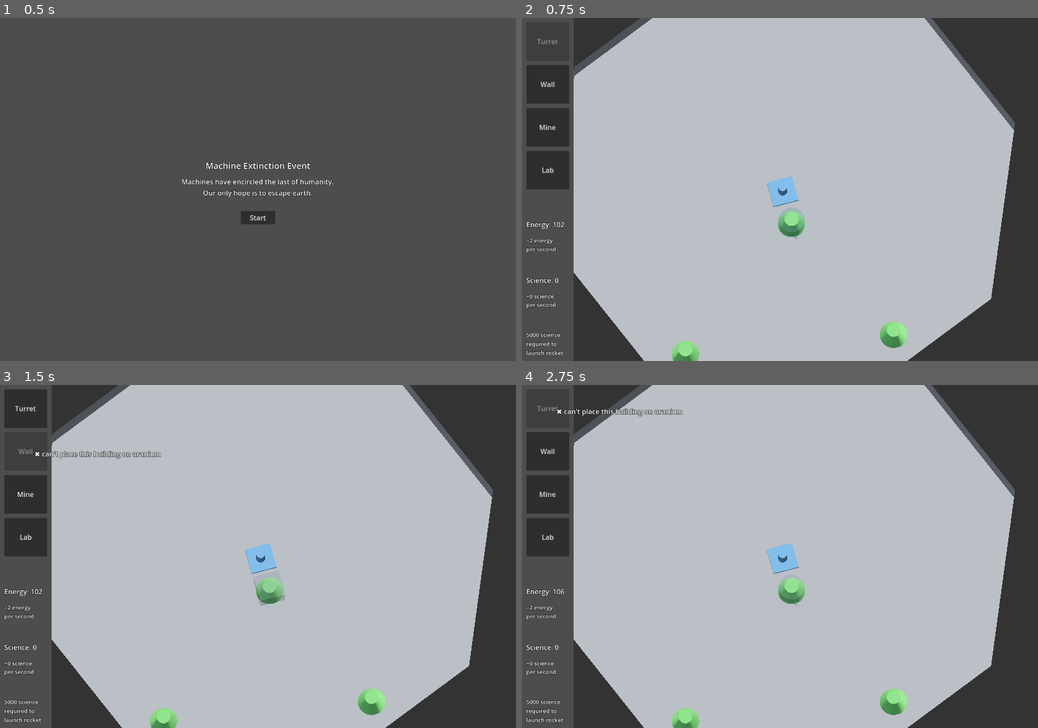
Above: before the commit, frames 1-4 (two rows, left to right).
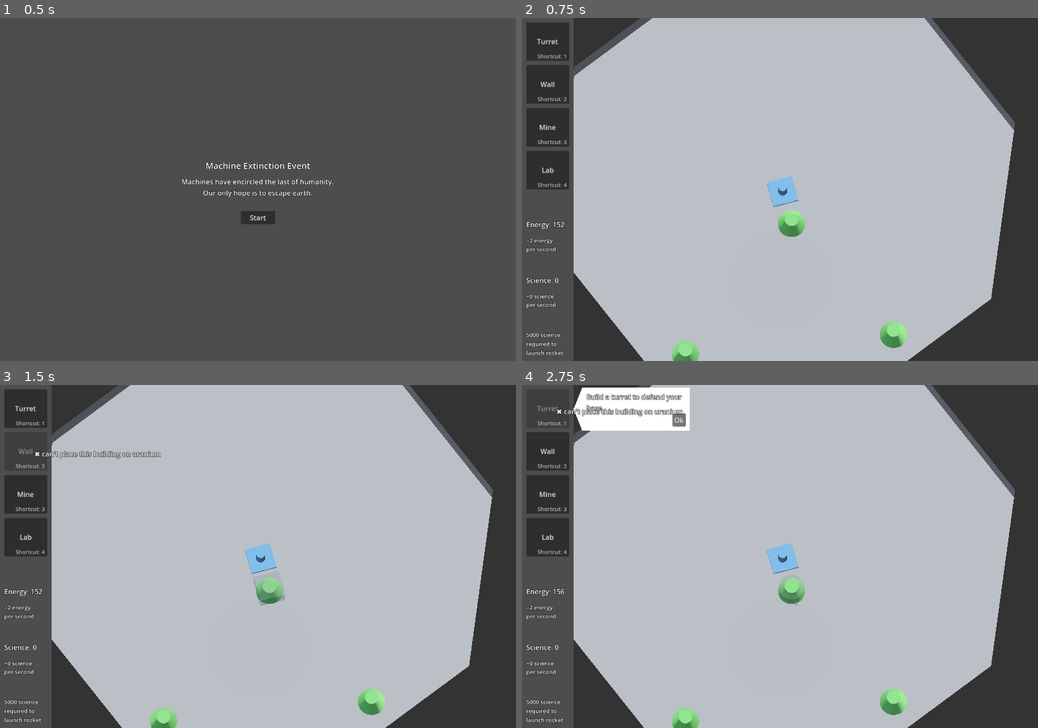
Above: after the commit, the same moments.

Repository: mcjohnalds/machine-extinction-event
Game: Godot game, scene res://main.tscn
The game is run twice, just before and just after one commit, with the same random seed, the same clock (stepped at 60 frames per second) and the same inputs.
Inputs:
- Up to frame 1 (0.5 s): no input
- Up to frame 2 (0.75 s): click "Start" at 0.5 s
- Up to frame 3 (1.5 s): click "Wall" at 1.25 s
- Up to frame 4 (2.75 s): click "Turret" at 2 s

Frame 1 is identical in both runs. In frame 2, 0.2% of the frame differs, in the area x 2-55%, y 6-65%; in frame 3, 0.1%; in frame 4, 2.7%, in the area x 3-33%, y 0-61%.

Commit message:
add tutorial

Diff:
--- a/game.gd
+++ b/game.gd
@@ -16,13 +16,34 @@
 const GHOST_INVALID := Color("37546e3e")
 enum GameResult {WON, LOST}
 enum BuildingType {TURRET, WALL, MINE, LAB}
-const BUILDING_ENERGY_COST = {
+enum TutorialStep {START, TURRET, WALL, ENERGY, MINE, SCIENCE, LAB, END}
+const TUTORIAL_TEXT_FOR_STEP := {
+	TutorialStep.START: "",
+	TutorialStep.TURRET: "Build a turret to defend your base",
+	TutorialStep.WALL: "Build a wall to defend your base",
+	TutorialStep.ENERGY: "Be mindful of your energy",
+	TutorialStep.MINE: "Build a uranium mine to gain energy",
+	TutorialStep.SCIENCE: "Gain enough science to escape earth",
+	TutorialStep.LAB: "Build a lab to gain science",
+	TutorialStep.END: ""
+}
+const TUTORIAL_POPUP_Y_FOR_STEP := {
+	TutorialStep.START: 0,
+	TutorialStep.TURRET: 6,
+	TutorialStep.WALL: 106,
+	TutorialStep.ENERGY: 433,
+	TutorialStep.MINE: 206,
+	TutorialStep.SCIENCE: 693,
+	TutorialStep.LAB: 306,
+	TutorialStep.END: 0
+}
+const BUILDING_ENERGY_COST := {
 	BuildingType.TURRET: 50,
 	BuildingType.WALL: 10,
 	BuildingType.MINE: 50,
 	BuildingType.LAB: 100,
 }
-const BUILDING_ENERGY_SELL_VALUE = {
+const BUILDING_ENERGY_SELL_VALUE := {
 	BuildingType.TURRET: 25,
 	BuildingType.WALL: 5,
 	BuildingType.MINE: 25,
@@ -61,18 +82,23 @@
 @onready var tooltip := $HUD/Tooltip as Control
 @onready var tooltip_label := $HUD/Tooltip/Label as Label
 @onready var warning_label := $HUD/WarningLabel as Control
+@onready var tutorial_popup := $HUD/TutorialPopup as Control
+@onready var tutorial_popup_label := $HUD/TutorialPopup/Label as Label
+@onready var tutorial_popup_button := $HUD/TutorialPopup/Button as Button
 @onready var cinematic_bars := $CinematicBars as CanvasLayer
 @onready var camera := $Camera3D as Camera3D
 @onready var fog_of_war := $FogOfWar as Node3D
 @onready var launchpad_visibility_ring := $FogOfWar/VisibilityRing as Node3D
 @onready var rocket := $Rocket as Node3D
+var tutorial_step := TutorialStep.START
 var mouse_position_3d := Vector3.ZERO
 var building_type := BuildingType.TURRET
+var no_building_type_selected := true
 var grid_to_building := {} # Dictionary[Vector2i, Node3D]
 var grid_to_building_completion_proportion := {} # Dictionary[Vector2i, float]
 var grid_to_uranium := {} # Dictionary[Vector2i, Node3D]
 var grid_to_visibility_ring := {} # Dictionary[Vector2i, Node3D]
-var energy := 100
+var energy := 150
 var science := 0
 var camera_offset := Vector3.ZERO
 var enemy_spawn_position := Vector3.ZERO
@@ -117,6 +143,17 @@
 	start_energy_loop()
 	start_science_loop()
 	spawn_all_uranium()
+
+	tutorial_popup_button.pressed.connect(func() -> void:
+		tutorial_popup.visible = false
+		if (
+			tutorial_step == TutorialStep.ENERGY
+			or tutorial_step == TutorialStep.SCIENCE
+		):
+			await get_tree().create_timer(3.0).timeout
+			go_to_next_tutorial_step()
+	)
+	go_to_next_tutorial_step()
 
 
 func _input(event: InputEvent) -> void:
@@ -188,13 +225,26 @@
 				mesh.material_override = player_transparent
 			buildings.add_child(building)
 
-			if building_type == BuildingType.TURRET:
-				var visibility_ring := (
-					launchpad_visibility_ring.duplicate() as Node3D
-				)
-				visibility_ring.position = building.position
-				fog_of_war.add_child(visibility_ring)
-				grid_to_visibility_ring[grid_coord] = visibility_ring
+			match building_type:
+				BuildingType.TURRET:
+					var visibility_ring := (
+						launchpad_visibility_ring.duplicate() as Node3D
+					)
+					visibility_ring.position = building.position
+					fog_of_war.add_child(visibility_ring)
+					grid_to_visibility_ring[grid_coord] = visibility_ring
+
+					if tutorial_step == TutorialStep.TURRET:
+						go_to_next_tutorial_step()
+				BuildingType.WALL:
+					if tutorial_step == TutorialStep.WALL:
+						go_to_next_tutorial_step()
+				BuildingType.MINE:
+					if tutorial_step == TutorialStep.MINE:
+						go_to_next_tutorial_step()
+				BuildingType.LAB:
+					if tutorial_step == TutorialStep.LAB:
+						go_to_next_tutorial_step()
 		elif can_sell_building():
 				set_energy(energy + get_sell_value())
 				erase_building(grid_coord)
@@ -323,7 +373,9 @@
 func process_tooltip() -> void:
 	if is_game_over:
 		return
-	if can_place_building():
+	if no_building_type_selected:
+		tooltip_label.text = ""
+	elif can_place_building():
 		var building_cost: int = BUILDING_ENERGY_COST[building_type]
 		tooltip_label.text = "✓ Build for -%s energy" % building_cost
 		if building_type == BuildingType.TURRET:
@@ -389,6 +441,9 @@
 		return "can only place building near another building"
 	if grid_coord in grid_to_building:
 		return "can't place building on top of another building"
+	if no_building_type_selected:
+		return "select building"
+	# Placement must be valid
 	return ""
 
 
@@ -426,18 +481,18 @@
 func process_camera_wasd(delta: float) -> void:
 	if is_game_over:
 		return
-	if Input.is_key_pressed(KEY_A):
+	if Input.is_key_pressed(KEY_A) or Input.is_key_pressed(KEY_LEFT):
 		camera.position -= camera.basis.x * delta * CAMERA_SPEED
-	if Input.is_key_pressed(KEY_D):
+	if Input.is_key_pressed(KEY_D) or Input.is_key_pressed(KEY_RIGHT):
 		camera.position += camera.basis.x * delta * CAMERA_SPEED
 	var up_direction := -Vector3(
 		camera.basis.z.x,
 		0,
 		camera.basis.z.z
 	).normalized()
-	if Input.is_key_pressed(KEY_W):
+	if Input.is_key_pressed(KEY_W) or Input.is_key_pressed(KEY_UP):
 		camera.position += up_direction * delta * CAMERA_SPEED
-	if Input.is_key_pressed(KEY_S):
+	if Input.is_key_pressed(KEY_S) or Input.is_key_pressed(KEY_DOWN):
 		camera.position -= up_direction * delta * CAMERA_SPEED
 
 
@@ -625,6 +680,8 @@
 
 
 func select_building_type(t: BuildingType) -> void:
+	ghost.visible = true
+	no_building_type_selected = false
 	building_type = t
 	hide_ghost_children()
 	turret_button.disabled = false
@@ -644,3 +701,50 @@
 		BuildingType.LAB:
 			ghost_lab.visible = true
 			lab_button.disabled = true
+
+
+func go_to_next_tutorial_step() -> void:
+	tutorial_popup.visible = false
+	await get_tree().create_timer(2.0).timeout
+	tutorial_step = mini(tutorial_step + 1, TutorialStep.END) as TutorialStep
+	if tutorial_step == TutorialStep.END:
+		return
+
+	# Can happen if the player builds things in an order that does not match the
+	# tutorial build order
+	if (
+		(
+			tutorial_step == TutorialStep.TURRET
+			and building_exists(BuildingType.TURRET)
+		)
+		or (
+			tutorial_step == TutorialStep.WALL
+			and building_exists(BuildingType.WALL)
+		)
+		or (
+			tutorial_step == TutorialStep.MINE
+			and building_exists(BuildingType.MINE)
+		)
+		or (
+			tutorial_step == TutorialStep.LAB
+			and building_exists(BuildingType.LAB)
+		)
+	):
+		go_to_next_tutorial_step()
+		return
+
+	tutorial_popup_label.text = TUTORIAL_TEXT_FOR_STEP[tutorial_step]
+	tutorial_popup.position.y = TUTORIAL_POPUP_Y_FOR_STEP[tutorial_step]
+	tutorial_popup.visible = true
+
+
+func building_exists(t: BuildingType) -> bool:
+	for b in buildings.get_children():
+		if (
+			b is Turret and t == BuildingType.TURRET
+			or b is Wall and t == BuildingType.WALL
+			or b is Mine and t == BuildingType.MINE
+			or b is Lab and t == BuildingType.LAB
+		):
+			return true
+	return false
--- a/game.tscn
+++ b/game.tscn
@@ -68,6 +68,7 @@
 
 [node name="Ghost" type="Node3D" parent="."]
 transform = Transform3D(1, 0, 0, 0, 1, 0, 0, 0, 1, 1, 0, 0)
+visible = false
 
 [node name="Turret" type="Node3D" parent="Ghost"]
 
@@ -199,7 +200,6 @@
 offset_top = 10.0
 offset_right = 110.0
 offset_bottom = 100.0
-disabled = true
 text = "Turret"
 
 [node name="WallButton" type="Button" parent="HUD"]
@@ -222,6 +222,77 @@
 offset_right = 110.0
 offset_bottom = 400.0
 text = "Lab"
+
+[node name="TurretShortcut" type="Label" parent="HUD"]
+offset_left = 36.0
+offset_top = 80.0
+offset_right = 136.0
+offset_bottom = 110.0
+theme_override_colors/font_color = Color(0.701961, 0.701961, 0.701961, 1)
+theme_override_constants/outline_size = 0
+theme_override_font_sizes/font_size = 13
+text = "Shortcut: 1"
+autowrap_mode = 3
+
+[node name="WallShortcut" type="Label" parent="HUD"]
+offset_left = 36.0
+offset_top = 180.0
+offset_right = 136.0
+offset_bottom = 210.0
+theme_override_colors/font_color = Color(0.701961, 0.701961, 0.701961, 1)
+theme_override_constants/outline_size = 0
+theme_override_font_sizes/font_size = 13
+text = "Shortcut: 2"
+autowrap_mode = 3
+
+[node name="MineShortcut" type="Label" parent="HUD"]
+offset_left = 36.0
+offset_top = 280.0
+offset_right = 136.0
+offset_bottom = 310.0
+theme_override_colors/font_color = Color(0.701961, 0.701961, 0.701961, 1)
+theme_override_constants/outline_size = 0
+theme_override_font_sizes/font_size = 13
+text = "Shortcut: 3"
+autowrap_mode = 3
+
+[node name="LabShortcut" type="Label" parent="HUD"]
+offset_left = 36.0
+offset_top = 380.0
+offset_right = 136.0
+offset_bottom = 410.0
+theme_override_colors/font_color = Color(0.701961, 0.701961, 0.701961, 1)
+theme_override_constants/outline_size = 0
+theme_override_font_sizes/font_size = 13
+text = "Shortcut: 4"
+autowrap_mode = 3
+
+[node name="TutorialPopup" type="ColorRect" parent="HUD"]
+visible = false
+offset_left = 140.0
+offset_top = 6.0
+offset_right = 390.0
+offset_bottom = 106.0
+
+[node name="Label" type="Label" parent="HUD/TutorialPopup"]
+layout_mode = 0
+offset_left = 10.0
+offset_top = 10.0
+offset_right = 240.0
+offset_bottom = 90.0
+text = "Tutorial text"
+autowrap_mode = 3
+
+[node name="Polygon2D" type="Polygon2D" parent="HUD/TutorialPopup"]
+polygon = PackedVector2Array(0, 100, -20, 50, 0, 0)
+
+[node name="Button" type="Button" parent="HUD/TutorialPopup"]
+layout_mode = 0
+offset_left = 210.0
+offset_top = 60.0
+offset_right = 241.0
+offset_bottom = 91.0
+text = "Ok"
 
 [node name="Tooltip" type="Control" parent="HUD"]
 visible = false
@@ -234,6 +305,7 @@
 mouse_filter = 2
 
 [node name="Label" type="Label" parent="HUD/Tooltip"]
+layout_mode = 0
 offset_left = 20.0
 offset_top = -6.0
 offset_right = 138.0
Not shown, changed: todo.txt
